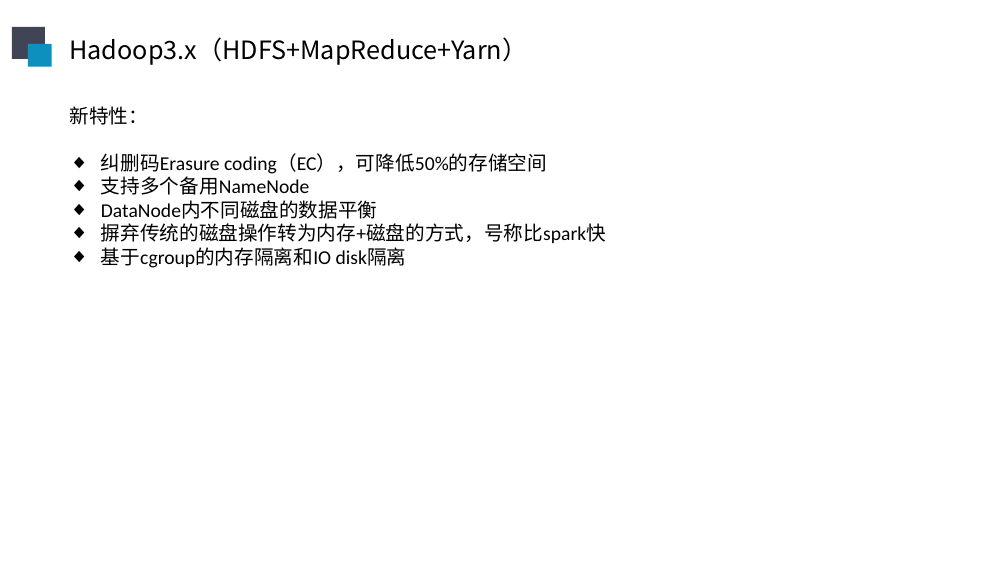
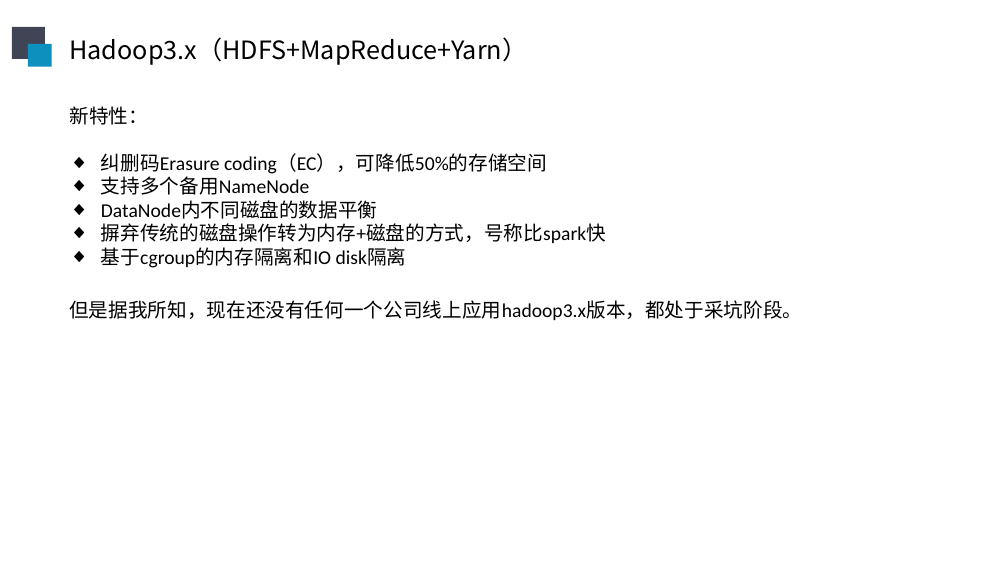
Before and after one commit to sunliangliang9201/interview_prepare, a slide deck: slide 8 of 在线阶段汇报20190606.pptx. Drawn at 1008x567 pixels with LibreOffice and Linux fonts; fonts in the diff are those of the drawing. Boxes give left, top, right and bottom in pixels: in the first picture for what was removed or moved away, otherwise in the second. Text is boxed around its words. In the diff, an @@ line names an element or a change of style, - is before the commit and + after.

```diff
--- a/在线阶段汇报20190606.pptx
+++ b/在线阶段汇报20190606.pptx
@@ text added at (69,300,802,320), 14 pt, text #000000 @@
+但是据我所知，现在还没有任何一个公司线上应用hadoop3.x版本，都处于采坑阶段。
```
Also in this commit, not shown: 7 other slides changed, 1 slide added.
